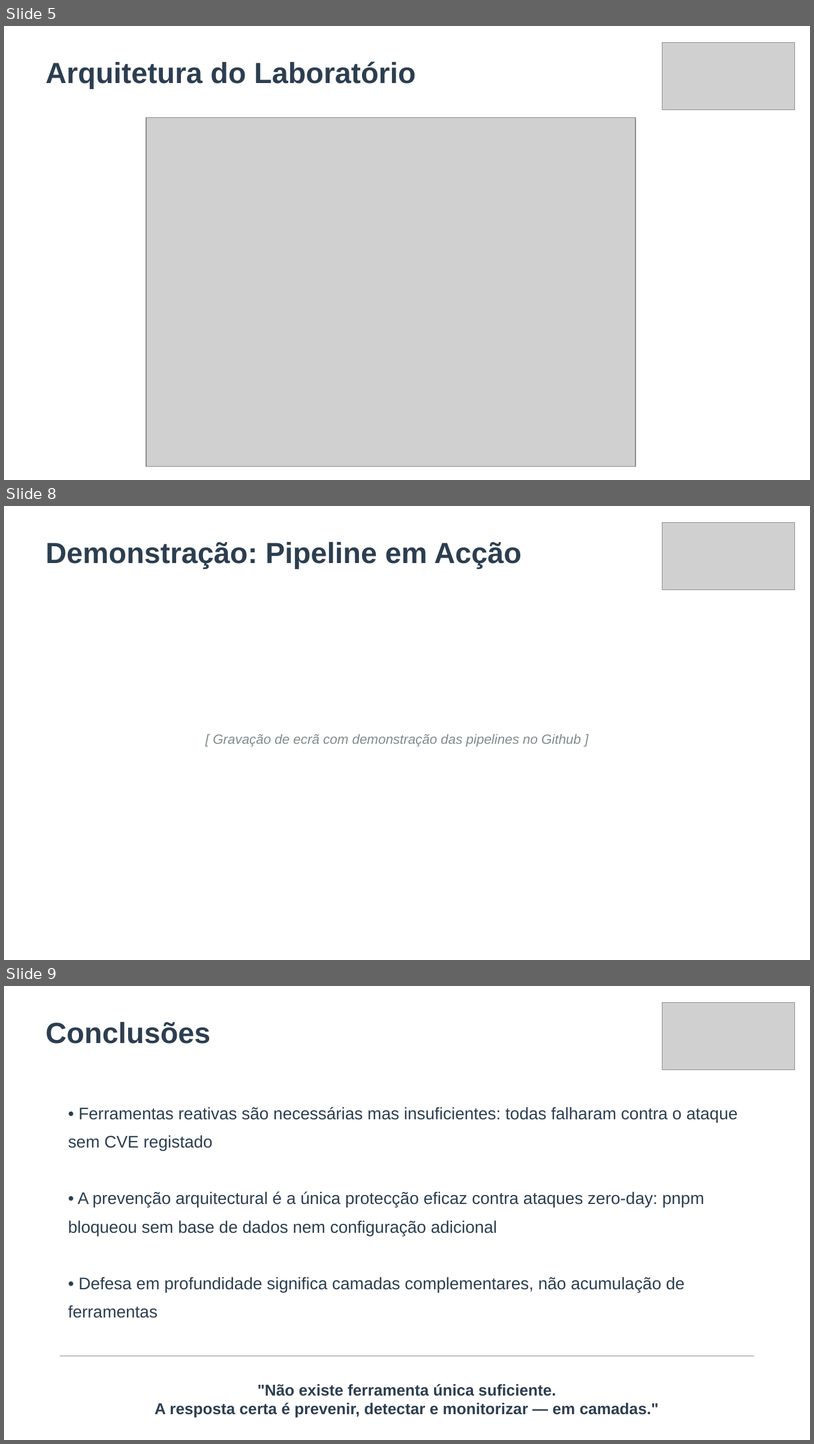
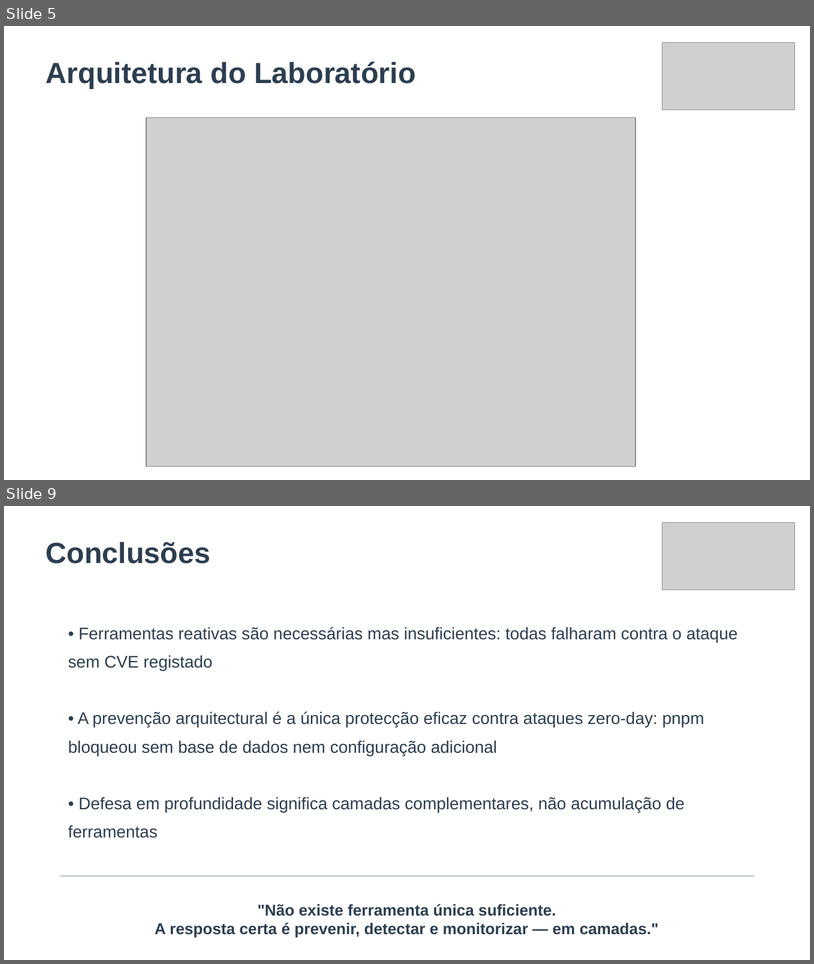
Before and after one commit to srbno/lab-iscte-dss, a slide deck: Gestão Segura de Dependências de Software.pptx. Shown one above the other, each under a label of ours: slides 5, 8 and 9 before the commit, slides 5 and 9 after it; the slides between them are not shown. The pictures are 814x1444 and 814x964 pixels, drawn with LibreOffice and Linux fonts; fonts in the diff are those of the drawing; grey boxes stand for pictures. Boxes give left, top, right and bottom in pixels: in the first picture for what was removed or moved away, otherwise in the second. Text is boxed around its words. In the diff, an @@ line names an element or a change of style, - is before the commit and + after.

```diff
--- a/Gestão Segura de Dependências de Software.pptx
+++ b/Gestão Segura de Dependências de Software.pptx
@@ slide 8 removed at (x1=4, y1=506, x2=810, y2=960), background #FFFFFF @@
@@ picture removed at (x1=663, y1=523, x2=796, y2=590) @@
@@ text removed at (x1=45, y1=542, x2=522, y2=569) @@
-Demonstração: Pipeline em Acção
@@ text removed at (x1=213, y1=734, x2=581, y2=747) @@
-[ Gravação de ecrã com demonstração das pipelines no Github ]
```
Also in this commit, not shown: 4 slides changed, 1 slide added.
